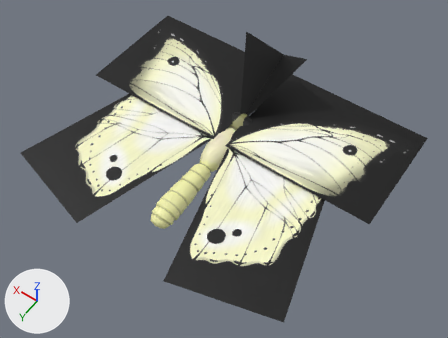
The Blender file UniversalButterfly.blend as it was, and as the next commit left it.
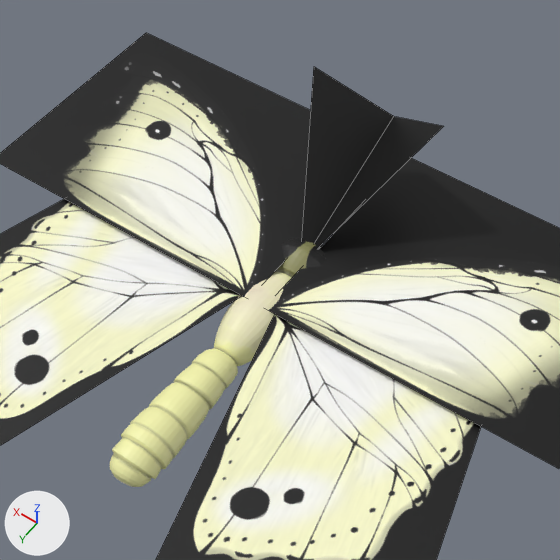
There are two pictures of each version: one whole from a 50 mm camera at (-22.3, 30.9, 45.6) aimed at (-2.0, 2.5, 1.0), one close up on the part from 22% to 81% of the width and 0% to 78% of the height. The axes (+X, +Y, +Z) are drawn at lower left. The lights are the same throughout. The close-ups show mesh edges as thin lines.

The older version as bpy lines, for what is in view:
```python
me_plane_000 = bpy.data.meshes.new('Plane.000')
me_plane_000.from_pydata(...)  # 4 vertices, 1 face; spans x -1.0..10.8, y -2.0..13.3, z 0.0
me_plane_000.materials.append(mat_material)  # picture img_bug_skin_cutout_001_v001_sample__01_png
me_plane_004 = bpy.data.meshes.new('Plane.004')
me_plane_004.from_pydata(...)  # 6 vertices, 2 faces; spans x -3.41..3.41, y -3.86..3.86, z 0.0..2.92
me_plane_004.materials.append(mat_material)  # picture img_bug_skin_cutout_001_v001_sample__01_png
me_plane_006 = bpy.data.meshes.new('Plane.006')
me_plane_006.from_pydata(...)  # 4 vertices, 1 face; spans x -0.81..8.64, y -1.84..13.13, z 0.0
me_plane_006.materials.append(mat_material)  # picture img_bug_skin_cutout_001_v001_sample__01_png
ob_plane_001 = bpy.data.objects.new('Plane.001', me_plane_000)
ob_plane_001.location = (2.4, -0.61, 1.28)
ob_plane_001.rotation_euler = (0.0, 0.0, -1.571)  # degrees (0, 0, -90)
ob_plane_002 = bpy.data.objects.new('Plane.002', me_plane_006)
ob_plane_002.location = (-1.96, 0.89, 1.03)
ob_plane_002.rotation_euler = (0.0, 0.0, 0.262)  # degrees (0, 0, 15)
ob_plane_002.scale = (-1.06, 1.06, 1.06)
ob_plane_004 = bpy.data.objects.new('Plane.004', me_plane_004)
ob_plane_004.location = (0.0, -7.05, 2.57)
ob_plane_004.rotation_euler = (-0.436, 0.0, 0.0)  # degrees (-25, 0, 0)
# also in view: 'Cylinder' at (0.0, 2.9, 0.0); 'Plane.000' at (-8.0, -5.5, 1.3); 'Plane.003' at (7.5, 5.6, 1.0)
```
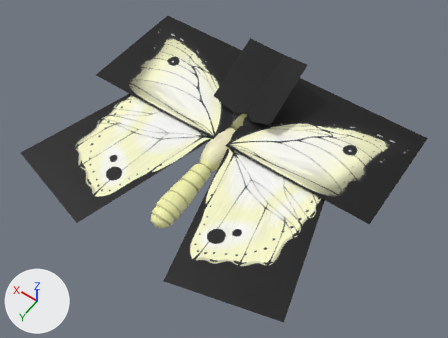
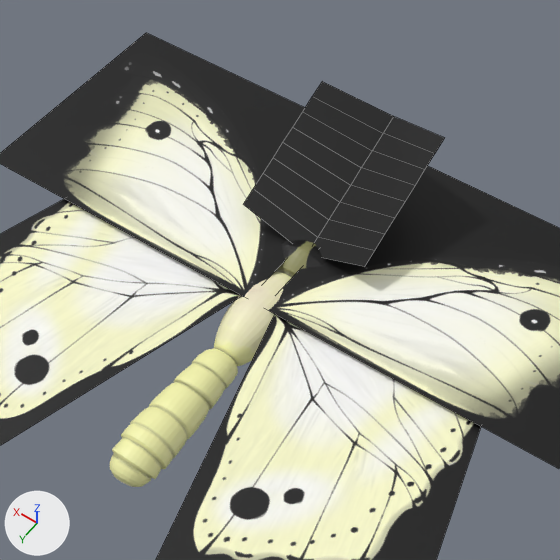
The newer file is also turned or shifted as a whole; pictures and numbers use the older file's frame.

What changed in the scene script:
```text
Add img_bug_skin_cutout_001_v001_sample__01_png_003:
    img_bug_skin_cutout_001_v001_sample__01_png_003 = load_image('Bug_Skin_Cutout_001-V001-Sample--01.png.003', 'Bug_Skin_Cutout_001-V001-Sample--01.png', 2560, 2560, 'sRGB')
Add mat_material_003:
    mat_material_003 = principled_material('Material.003')
    mat_material_003.texture = img_bug_skin_cutout_001_v001_sample__01_png_003
Add me_plane_007:
    me_plane_007.from_pydata(...)  # 18 vertices, 8 faces; spans x -3.28..0.0, y -3.86..3.86, z 0.0..1.64
    me_plane_007.materials.append(mat_material_003)  # picture img_bug_skin_cutout_001_v001_sample__01_png_003
Add me_plane_004_1:
    me_plane_004_1.from_pydata(...)  # 18 vertices, 8 faces; spans x -3.28..0.0, y -3.86..3.86, z 0.0..1.64
    me_plane_004_1.materials.append(mat_material)  # picture img_bug_skin_cutout_001_v001_sample__01_png
Remove ob_plane_004:
    ob_plane_004 = bpy.data.objects.new('Plane.004', me_plane_004)
    ob_plane_004.location = (0.0, -7.05, 2.57)
    ob_plane_004.rotation_euler = (-0.436, 0.0, 0.0)  # degrees (-25, 0, 0)
Add ob_left_antennamesh:
    ob_left_antennamesh = bpy.data.objects.new('Left_AntennaMesh', me_plane_007)
    ob_left_antennamesh.location = (0.0, -7.05, 2.57)
    ob_left_antennamesh.rotation_euler = (2.705, 0.0, 0.0)  # degrees (155, 0, 0)
    ob_left_antennamesh.scale = (-1.0, -1.0, -1.0)
Add ob_right_antennamesh:
    ob_right_antennamesh = bpy.data.objects.new('Right_AntennaMesh', me_plane_004_1)
    ob_right_antennamesh.location = (0.0, -7.05, 2.57)
    ob_right_antennamesh.rotation_euler = (-0.436, 0.0, 0.0)  # degrees (-25, 0, 0)
```

Pixel boxes [x1, y1, x2, y2] of what changed, in the close-ups (560 x 560 px):
'Plane.004', deleted (black)
    before: [301, 67, 443, 249]
'Left_AntennaMesh', added (black)
    after: [243, 82, 394, 243]
'Right_AntennaMesh', added (black)
    after: [314, 117, 444, 267]
